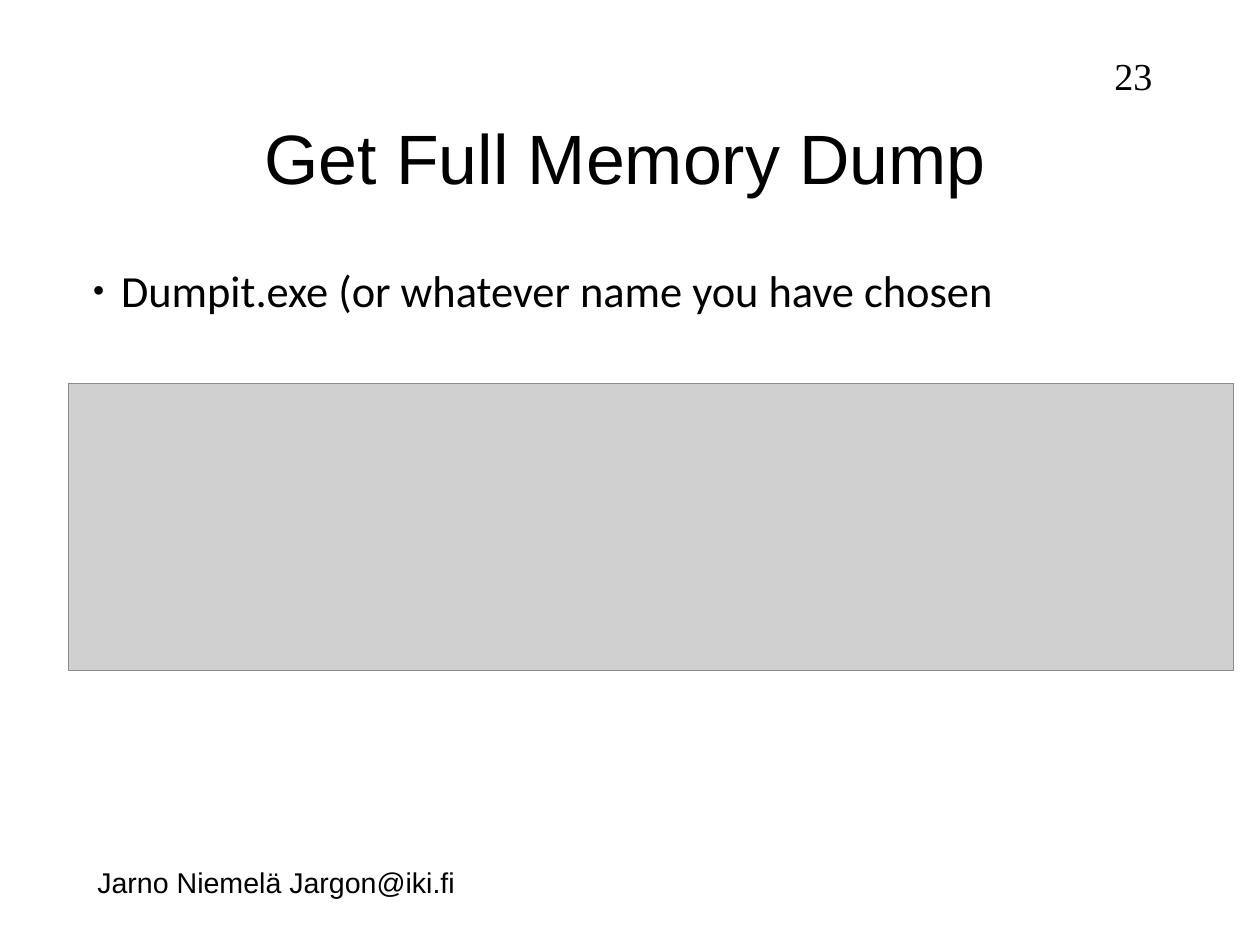
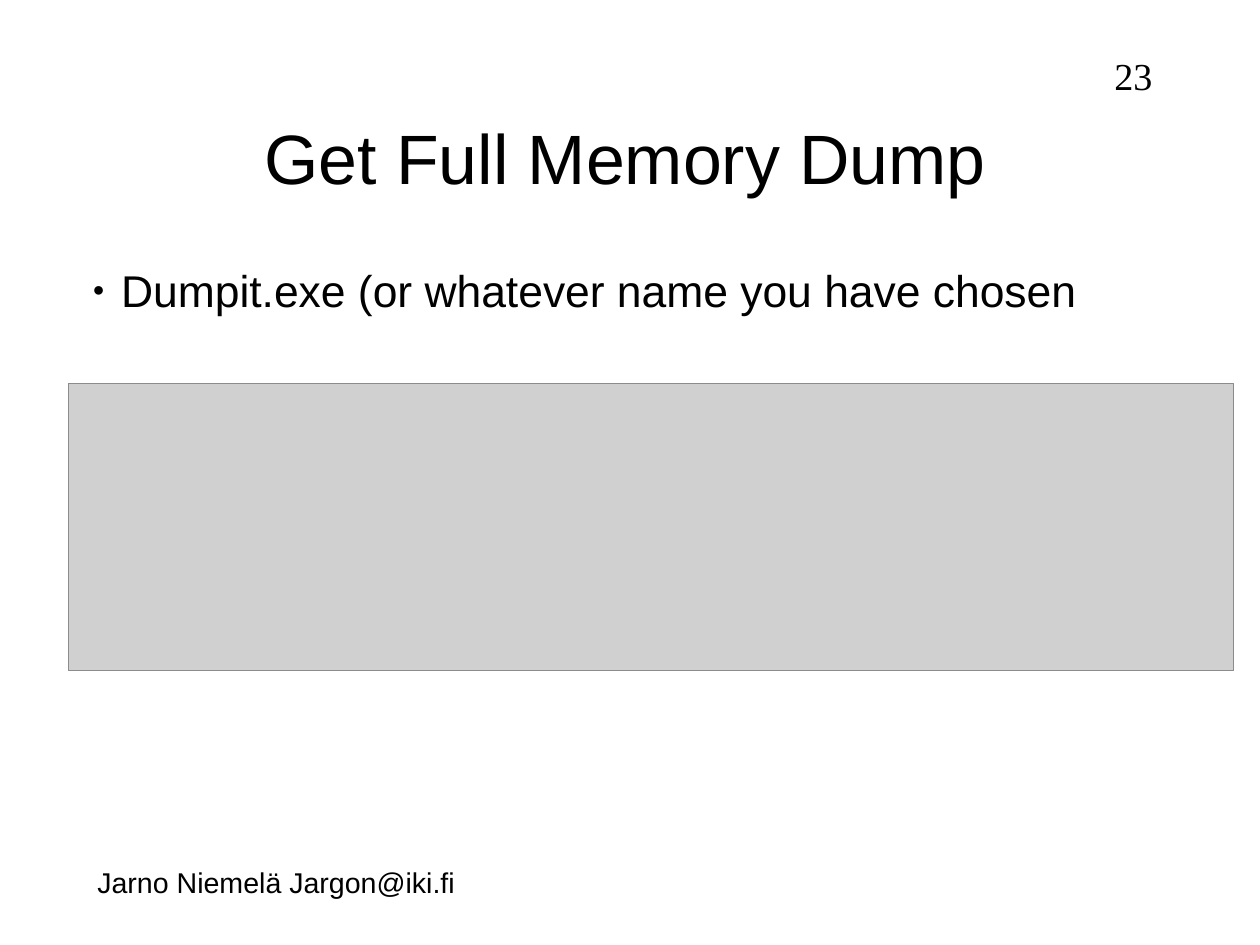
Before and after one commit to jarno-niemela/corporate_cyber_defence, a slide deck: slide 23 of Incident Response/IncidentResponse.odp. Drawn at 1260x945 pixels with LibreOffice and Linux fonts; fonts in the diff are those of the drawing; grey boxes stand for pictures; background and template pictures are left out. Boxes give left, top, right and bottom in pixels: in the first picture for what was removed or moved away, otherwise in the second. Text is boxed around its words. In the diff, an @@ line names an element or a change of style, - is before the commit and + after.

Commit message:
Added instructions for memory analysis

```diff
--- a/Incident Response/IncidentResponse.odp
+++ b/Incident Response/IncidentResponse.odp
@@ text "Dumpit.exe (or whatever name you ..." at (x1=121, y1=274, x2=1076, y2=316): font Calibri to Arial @@
```
Also in this commit, not shown: 3 other slides changed, 6 slides added.
